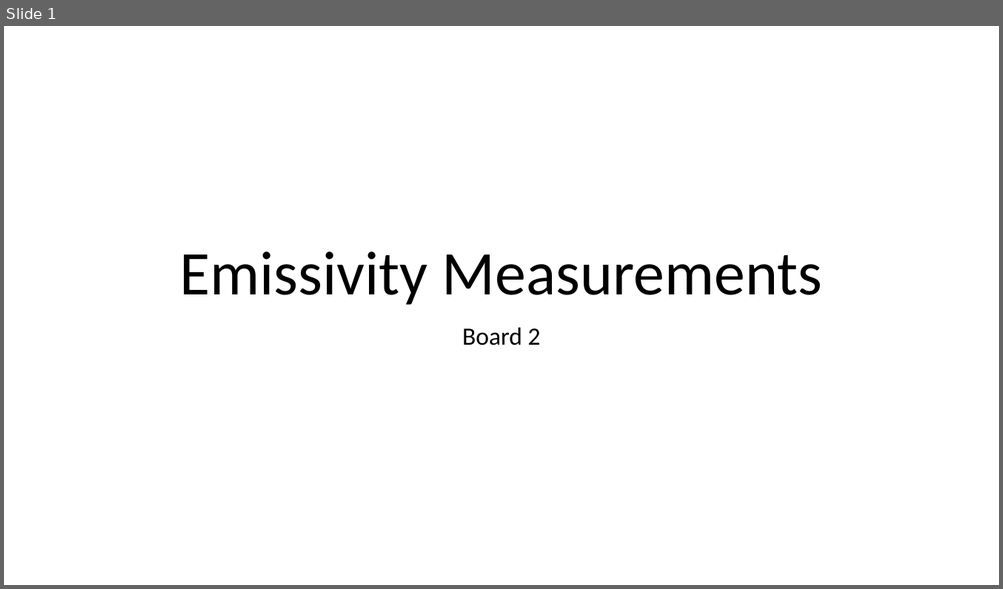
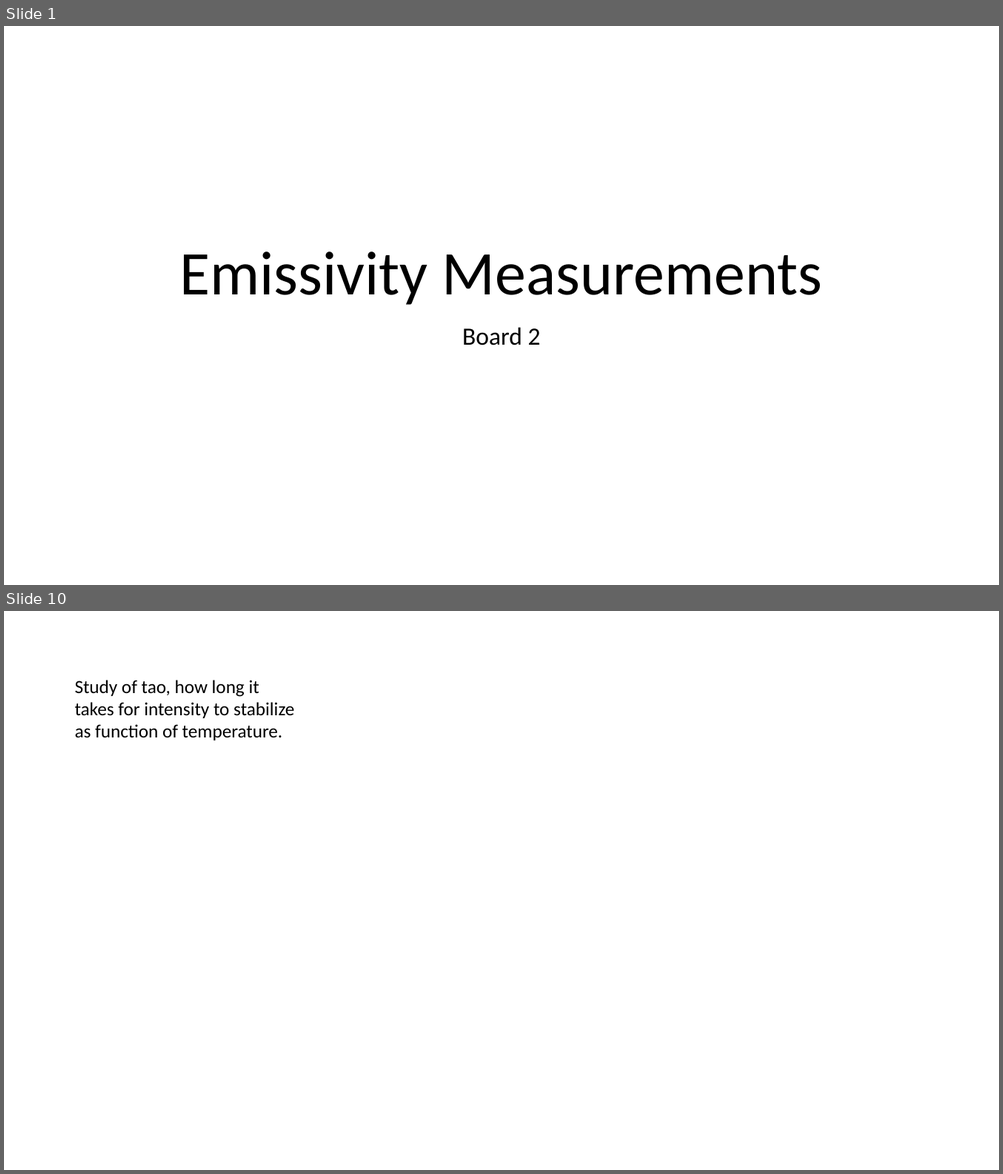
Before and after one commit to navarrof/Emissivity_Stuff, a slide deck: Board2.pptx. Shown one above the other, each under a label of ours: slide 1 before the commit, slides 1 and 10 after it; the slides between them are not shown. The pictures are 1003x589 and 1003x1174 pixels, drawn with LibreOffice and Linux fonts; fonts in the diff are those of the drawing. Boxes give left, top, right and bottom in pixels: in the first picture for what was removed or moved away, otherwise in the second. Text is boxed around its words. In the diff, an @@ line names an element or a change of style, - is before the commit and + after.

```diff
--- a/Board2.pptx
+++ b/Board2.pptx
@@ slide 10 added at (4, 611, 999, 1170), background #FFFFFF @@
@@ text added at (75, 680, 294, 741), 18 pt, text #000000 @@
+Study of tao, how long it takes for intensity to stabilize as function of temperature.
```
Also in this commit, not shown: 1 slide changed, 7 other slides added, 1 slide removed, 56 other files.
